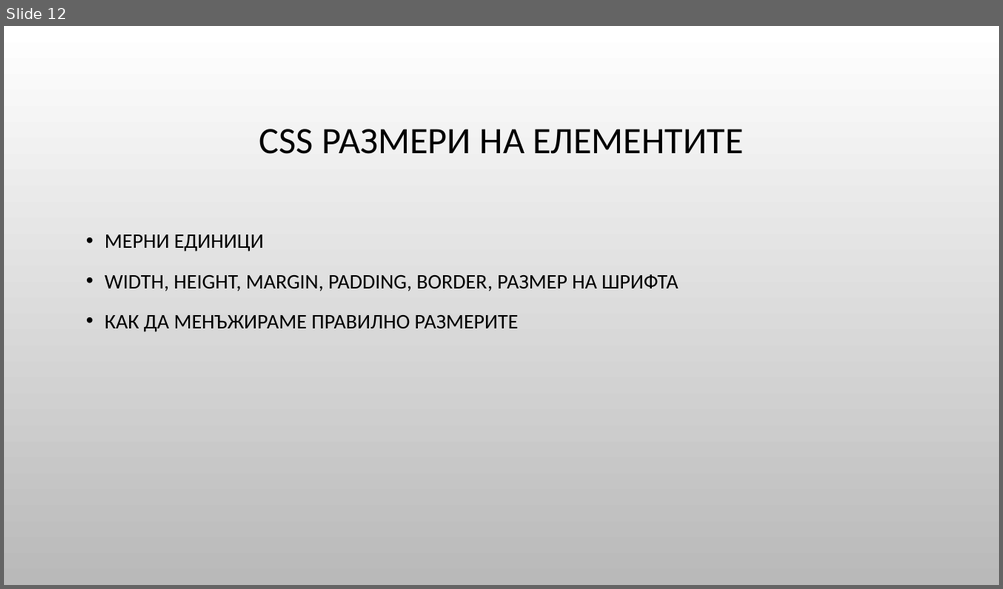
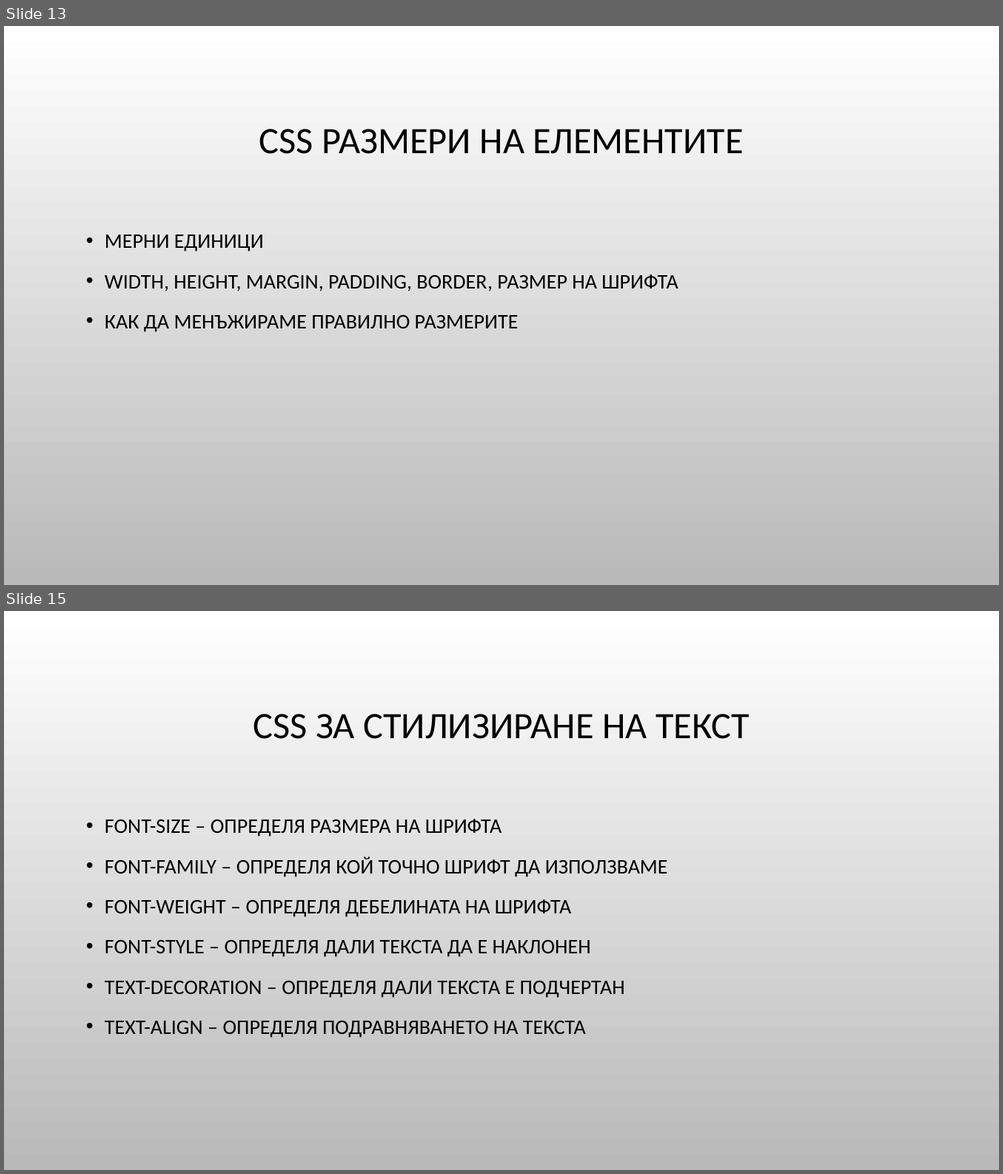
Before and after one commit to Bilyukov/php-mysql-course, a slide deck: 02.css-basics.pptx. Shown one above the other, each under a label of ours: slide 12 before the commit, slides 13 and 15 after it; the slides between them are not shown. The pictures are 1003x589 and 1003x1174 pixels, drawn with LibreOffice and Linux fonts; fonts in the diff are those of the drawing; background and template pictures are left out. Boxes give left, top, right and bottom in pixels: in the first picture for what was removed or moved away, otherwise in the second. Text is boxed around its words. In the diff, an @@ line names an element or a change of style, - is before the commit and + after.

```diff
--- a/02.css-basics.pptx
+++ b/02.css-basics.pptx
@@ slide 15 added at <box>4,611,999,1170</box>, background picture (left out) @@
@@ title added at <box>253,714,749,739</box>, 36 pt, text #000000 @@
+CSS ЗА СТИЛИЗИРАНЕ НА ТЕКСТ
@@ text added at <box>105,819,668,1038</box>, 20 pt, text #000000 @@
+• FONT-SIZE – ОПРЕДЕЛЯ РАЗМЕРА НА ШРИФТА
+• FONT-FAMILY – ОПРЕДЕЛЯ КОЙ ТОЧНО ШРИФТ ДА ИЗПОЛЗВАМЕ
+• FONT-WEIGHT – ОПРЕДЕЛЯ ДЕБЕЛИНАТА НА ШРИФТА
+• FONT-STYLE – ОПРЕДЕЛЯ ДАЛИ ТЕКСТА ДА Е НАКЛОНЕН
+• TEXT-DECORATION – ОПРЕДЕЛЯ ДАЛИ ТЕКСТА Е ПОДЧЕРТАН
+• TEXT-ALIGN – ОПРЕДЕЛЯ ПОДРАВНЯВАНЕТО НА ТЕКСТА
@@ what was slide 12 is now slide 13 @@
```
Also in this commit, not shown: 5 other slides added, 8 other files.
